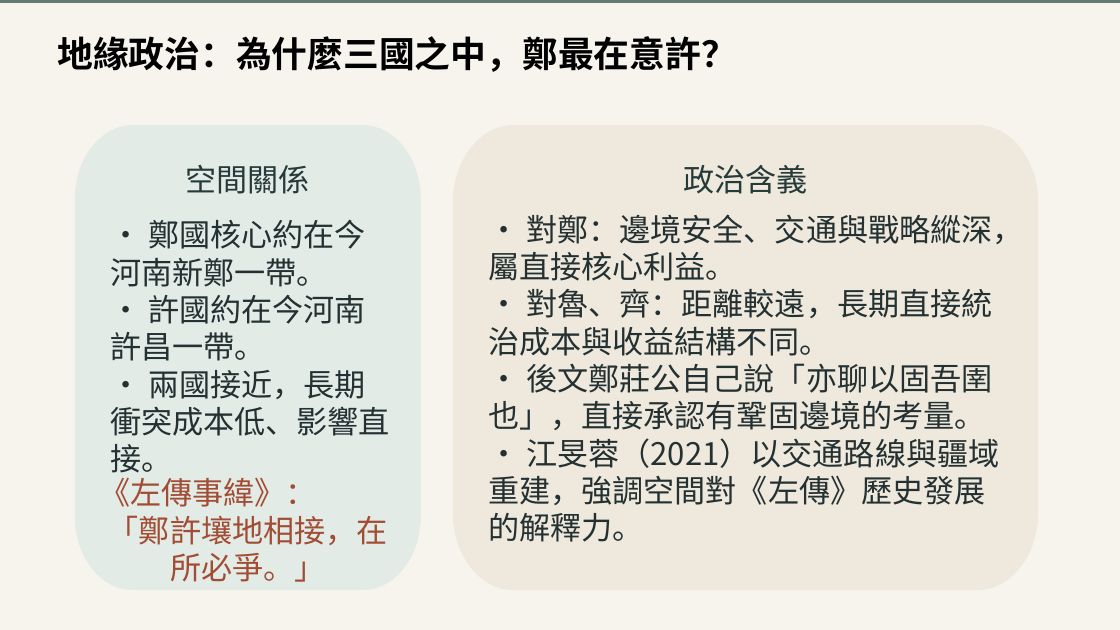
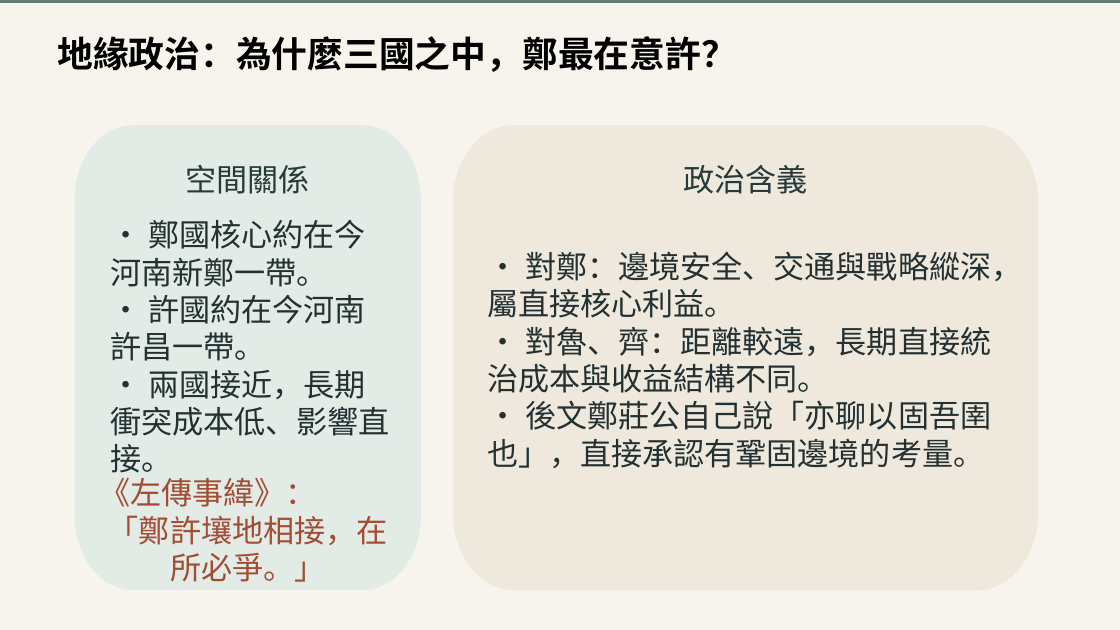
Before and after one commit to sheng12077/fucking_gay_epstein_butt_hole, a slide deck: slide 40 of 第六組.pptx. Drawn at 1120x630 pixels with LibreOffice and Linux fonts; fonts in the diff are those of the drawing. Boxes give left, top, right and bottom in pixels: in the first picture for what was removed or moved away, otherwise in the second. Text is boxed around its words. In the diff, an @@ line names an element or a change of style, - is before the commit and + after.

```diff
--- a/第六組.pptx
+++ b/第六組.pptx
@@ text "• 對鄭：邊境安全、交通與戰略縱深，屬直接核心利益。": place and size @@
-text "• 對鄭：邊境安全、交通與戰略縱深，屬直接核心利益。" at (488, 214, 1023, 542)
+text "• 對鄭：邊境安全、交通與戰略縱深，屬直接核心利益。" at (487, 251, 1022, 468)
@@ text at (488, 438, 999, 542): paragraph removed @@
-• 江旻蓉（2021）以交通路線與疆域重建，強調空間對《左傳》歷史發展的解釋力。
```
Also in this commit, not shown: 1 other slide changed.
